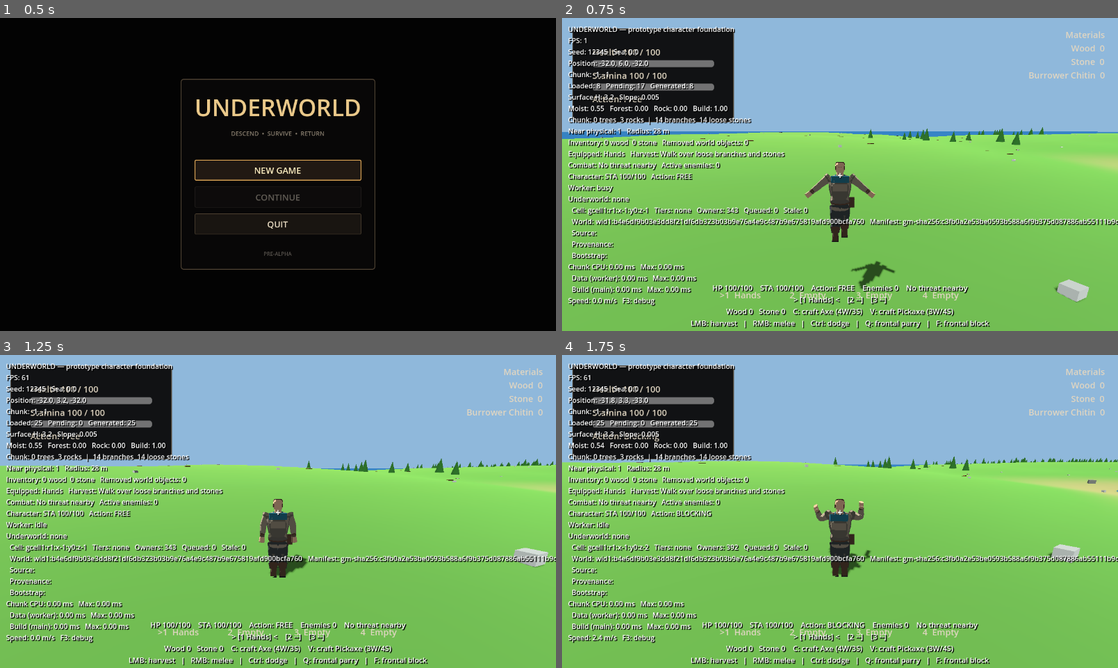
Above: before the commit, frames 1-4 (two rows, left to right).
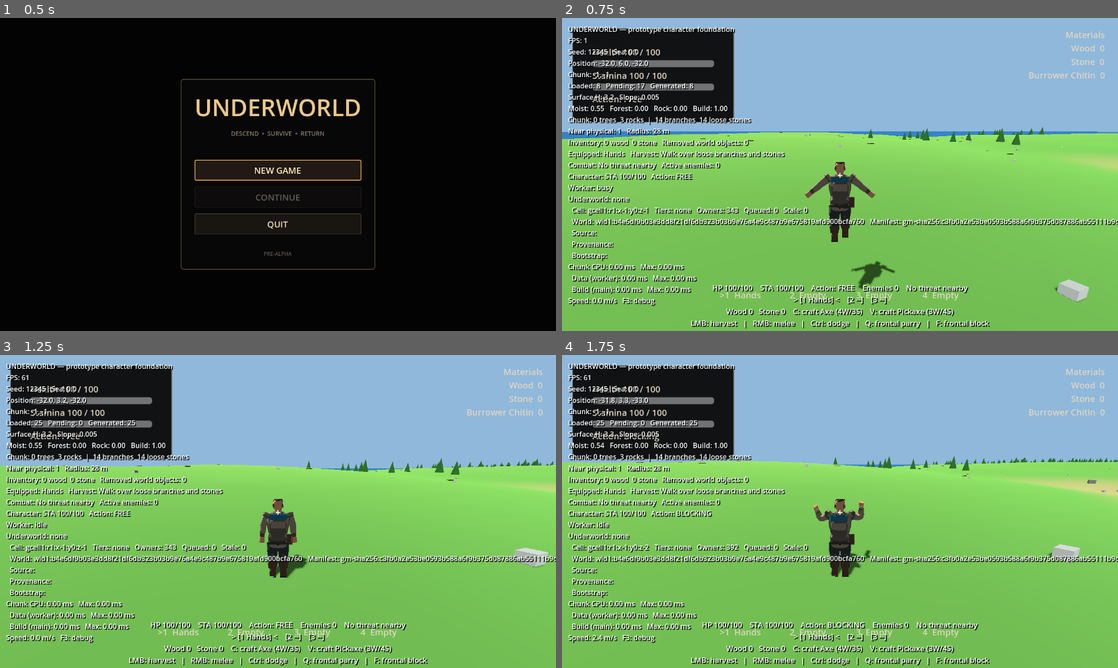
Above: after the commit, the same moments.

Repository: KevinRabbe/underworld
Game: Godot game, scene res://app/app_root.tscn
Same seed, same stepped clock (60 frames per second), same inputs: the game is played once before the commit and once after it.
Inputs (mouse positions are in pixels of both pictures, inside the frame that each line leads up to):
- Up to frame 1 (0.5 s): no input
- Up to frame 2 (0.75 s): click "NEW GAME" at 0.5 s
- Up to frame 3 (1.25 s): no input
- Up to frame 4 (1.75 s): tap Enter at 1.25 s; move the mouse to (867, 511) at 1.27 s; hold W (move_forward) from 1.28 s (still down); hold F (block) from 1.28 s (still down); click (867, 511) at 1.42 s; tap Space (jump) at 1.52 s

Frame 1 is identical in both runs. In frame 2, 0.2% of the frame differs, in the area x 43-58%, y 46-87%; in frame 3, 0.1%; in frame 4, 0.1%.

Commit message:
Refine survivor toward locked turnaround

Diff:
--- a/presentation/characters/faceted/faceted_body_compiler.gd
+++ b/presentation/characters/faceted/faceted_body_compiler.gd
@@ -3,7 +3,7 @@
 
 const MeshDataScript := preload("res://presentation/characters/faceted/faceted_skinned_mesh_data.gd")
 
-const COMPILER_REVISION := 2
+const COMPILER_REVISION := 3
 const SKIN := 0
 const CLOTH := 1
 const LEATHER := 2
@@ -175,8 +175,18 @@
 	], 12, false, true)
 	_add_box(builders, HAIR, Vector3(-profile.head_width * 0.50, brow_y - head_height * 0.08, profile.head_depth * 0.34), Vector3(-profile.head_width * 0.41, brow_y + head_height * 0.15, profile.head_depth * 0.54), _weights(BONE.head), 0.006)
 	_add_box(builders, HAIR, Vector3(profile.head_width * 0.41, brow_y - head_height * 0.08, profile.head_depth * 0.34), Vector3(profile.head_width * 0.50, brow_y + head_height * 0.15, profile.head_depth * 0.54), _weights(BONE.head), 0.006)
-	_add_box(builders, FACE, Vector3(-0.050, brow_y - 0.010, -profile.head_depth * 0.53), Vector3(-0.024, brow_y + 0.012, -profile.head_depth * 0.49), _weights(BONE.head), 0.003)
-	_add_box(builders, FACE, Vector3(0.024, brow_y - 0.010, -profile.head_depth * 0.53), Vector3(0.050, brow_y + 0.012, -profile.head_depth * 0.49), _weights(BONE.head), 0.003)
+	# Small side planes and a swept crown keep the head readable in profile
+	# without pushing the survivor toward a blocky voxel silhouette.
+	_add_box(builders, SKIN, Vector3(-profile.head_width * 0.57, brow_y - head_height * 0.19, -0.020), Vector3(-profile.head_width * 0.47, brow_y + head_height * 0.01, 0.035), _weights(BONE.head), 0.008)
+	_add_box(builders, SKIN, Vector3(profile.head_width * 0.47, brow_y - head_height * 0.19, -0.020), Vector3(profile.head_width * 0.57, brow_y + head_height * 0.01, 0.035), _weights(BONE.head), 0.008)
+	_add_y_loft(builders, HAIR, [
+		_ring_y(Vector3(-0.025, crown_y - 0.022, -profile.head_depth * 0.24), 0.060, 0.040, _weights(BONE.head)),
+		_ring_y(Vector3(0.040, crown_y + 0.016, -profile.head_depth * 0.20), 0.078, 0.036, _weights(BONE.head)),
+	], 8, true, true)
+	_add_box(builders, HAIR, Vector3(-0.057, brow_y + 0.010, -profile.head_depth * 0.555), Vector3(-0.018, brow_y + 0.027, -profile.head_depth * 0.515), _weights(BONE.head), 0.003)
+	_add_box(builders, HAIR, Vector3(0.018, brow_y + 0.010, -profile.head_depth * 0.555), Vector3(0.057, brow_y + 0.027, -profile.head_depth * 0.515), _weights(BONE.head), 0.003)
+	_add_box(builders, FACE, Vector3(-0.046, brow_y - 0.005, -profile.head_depth * 0.53), Vector3(-0.026, brow_y + 0.008, -profile.head_depth * 0.49), _weights(BONE.head), 0.003)
+	_add_box(builders, FACE, Vector3(0.026, brow_y - 0.005, -profile.head_depth * 0.53), Vector3(0.046, brow_y + 0.008, -profile.head_depth * 0.49), _weights(BONE.head), 0.003)
 	# The nose is a skin plane; only eyes and the small mouth use the dark face
 	# palette.  This makes facing readable without a dark vertical nose stripe.
 	_add_box(builders, SKIN, Vector3(-0.014, brow_y - head_height * 0.21, -profile.head_depth * 0.59), Vector3(0.014, brow_y - head_height * 0.02, -profile.head_depth * 0.50), _weights(BONE.head), 0.004)
@@ -231,7 +241,7 @@
 
 static func _build_leg(builders: Dictionary, profile, left: bool) -> void:
 	var landmark: Dictionary = profile.anatomy_landmarks()
-	var x: float = (-1.0 if left else 1.0) * float(profile.pelvis_width) * 0.255
+	var x: float = (-1.0 if left else 1.0) * float(profile.pelvis_width) * 0.30
 	var thigh_bone := int(BONE.thigh_l if left else BONE.thigh_r)
 	var calf_bone := int(BONE.calf_l if left else BONE.calf_r)
 	var foot_bone := int(BONE.foot_l if left else BONE.foot_r)
@@ -273,6 +283,15 @@
 	_add_ribbon_z(builders, LEATHER_LIGHT, Vector2(-0.012, shoulder_y - 0.06), Vector2(-0.012, pelvis_y + 0.035), front_z - 0.003, 0.007, _weights(BONE.chest), _weights(BONE.pelvis), -1.0)
 	_add_ribbon_z(builders, CANVAS_LIGHT, Vector2(-0.055, shoulder_y - 0.045), Vector2(-0.145, float(landmark["chest_y"]) - 0.02), front_z - 0.006, 0.025, _weights(BONE.chest), _weights(BONE.chest), -1.0)
 	_add_ribbon_z(builders, CANVAS_LIGHT, Vector2(0.055, shoulder_y - 0.045), Vector2(0.145, float(landmark["chest_y"]) - 0.02), front_z - 0.006, 0.025, _weights(BONE.chest), _weights(BONE.chest), -1.0)
+	# The scarf owns a visible V-shaped drape below the collar, matching the
+	# project reference while leaving the neck free for animation.
+	_add_ribbon_z(builders, ACCENT, Vector2(-0.080, shoulder_y - 0.032), Vector2(-0.010, float(landmark["chest_y"]) - 0.060), front_z - 0.018, 0.026, _weights(BONE.chest), _weights(BONE.chest), -1.0)
+	_add_ribbon_z(builders, ACCENT, Vector2(0.080, shoulder_y - 0.032), Vector2(0.010, float(landmark["chest_y"]) - 0.060), front_z - 0.018, 0.026, _weights(BONE.chest), _weights(BONE.chest), -1.0)
+	_add_ribbon_z(builders, ACCENT, Vector2(0.0, float(landmark["chest_y"]) - 0.055), Vector2(0.020, float(landmark["lower_chest_y"]) - 0.045), front_z - 0.020, 0.032, _weights(BONE.chest), _weights(BONE.spine_02), -1.0)
+	# Split jacket skirts add weight around the hips without becoming armor or
+	# changing the body profile used by the future character editor.
+	_add_ribbon_z(builders, CANVAS_DARK, Vector2(-0.112, pelvis_y + 0.025), Vector2(-0.135, float(landmark["hip_y"]) - 0.055), front_z - 0.010, 0.092, _weights(BONE.pelvis), _weights(BONE.pelvis), -1.0)
+	_add_ribbon_z(builders, CANVAS_DARK, Vector2(0.112, pelvis_y + 0.025), Vector2(0.135, float(landmark["hip_y"]) - 0.055), front_z - 0.010, 0.092, _weights(BONE.pelvis), _weights(BONE.pelvis), -1.0)
 	_add_box(builders, CANVAS_DARK, Vector3(-0.205, float(landmark["waist_y"]) + 0.02, front_z - 0.014), Vector3(-0.075, float(landmark["waist_y"]) + 0.105, front_z - 0.004), _weights2(BONE.spine_01, BONE.pelvis, 0.45), 0.004)
 	_add_box(builders, CANVAS_DARK, Vector3(0.075, float(landmark["waist_y"]) + 0.02, front_z - 0.014), Vector3(0.205, float(landmark["waist_y"]) + 0.105, front_z - 0.004), _weights2(BONE.spine_01, BONE.pelvis, 0.45), 0.004)
 	_add_y_loft(builders, ACCENT, [
@@ -294,12 +313,12 @@
 		_add_ribbon_z(builders, LEATHER, Vector2(strap_x, float(landmark["waist_y"]) + 0.02), Vector2(strap_x, shoulder_y - 0.02), 0.314, 0.018, _weights(BONE.chest), _weights(BONE.chest), 1.0)
 	_add_ribbon_z(builders, LEATHER_LIGHT, Vector2(-0.14, float(landmark["chest_y"]) - 0.02), Vector2(0.14, float(landmark["chest_y"]) - 0.02), 0.317, 0.012, _weights(BONE.chest), _weights(BONE.chest), 1.0)
 	_add_x_loft(builders, ACCENT, [
-		_ring_x(Vector3(-0.19, shoulder_y, 0.22), 0.075, 0.075, _weights(BONE.chest)),
-		_ring_x(Vector3(0.19, shoulder_y, 0.22), 0.075, 0.075, _weights(BONE.chest)),
+		_ring_x(Vector3(-0.18, shoulder_y, 0.275), 0.060, 0.060, _weights(BONE.chest)),
+		_ring_x(Vector3(0.18, shoulder_y, 0.275), 0.060, 0.060, _weights(BONE.chest)),
 	], 8, true, true, 1.0)
 	_add_box(builders, LEATHER, Vector3(profile.pelvis_width * 0.48, float(landmark["hip_y"]), -0.02), Vector3(profile.pelvis_width * 0.48 + 0.12, float(landmark["waist_y"]) - 0.03, 0.11), _weights(BONE.pelvis), 0.018)
 	for side_data in [[-1.0, int(BONE.calf_l)], [1.0, int(BONE.calf_r)]]:
-		var leg_x: float = float(side_data[0]) * float(profile.pelvis_width) * 0.255
+		var leg_x: float = float(side_data[0]) * float(profile.pelvis_width) * 0.30
 		var leg_bone: int = int(side_data[1])
 		_add_box(builders, CANVAS_DARK, Vector3(leg_x - profile.thigh_diameter * 0.36, float(landmark["knee_y"]) - 0.055, -profile.thigh_diameter * 0.47), Vector3(leg_x + profile.thigh_diameter * 0.36, float(landmark["knee_y"]) + 0.055, -profile.thigh_diameter * 0.42), _weights(leg_bone), 0.004)
 
--- a/presentation/characters/voxel/baseline_survivor_factory.gd
+++ b/presentation/characters/voxel/baseline_survivor_factory.gd
@@ -26,17 +26,17 @@
 
 static func build() -> Resource:
 	var palette = PaletteScript.new().configure("palette.character.earth_teal", [
-		_entry("skin", Color("c39570"), 0.78, 0.0),
-		_entry("cloth", Color("554f43"), 0.92, 0.0),
-		_entry("leather", Color("503a2b"), 0.76, 0.0),
+		_entry("skin", Color("a87454"), 0.80, 0.0),
+		_entry("cloth", Color("49453b"), 0.93, 0.0),
+		_entry("leather", Color("493225"), 0.78, 0.0),
 		_entry("metal", Color("858b8e"), 0.38, 0.62),
-		_entry("hair", Color("4a3326"), 0.88, 0.0),
-		_entry("accent", Color("235d68"), 0.82, 0.0),
-		_entry("face", Color("4a392d"), 0.72, 0.0),
-		_entry("canvas_light", Color("7f725b"), 0.94, 0.0),
-		_entry("trouser", Color("343835"), 0.90, 0.0),
-		_entry("canvas_dark", Color("5b5445"), 0.95, 0.0),
-		_entry("leather_light", Color("75543a"), 0.80, 0.0),
+		_entry("hair", Color("30221a"), 0.90, 0.0),
+		_entry("accent", Color("1d5360"), 0.84, 0.0),
+		_entry("face", Color("2e241e"), 0.74, 0.0),
+		_entry("canvas_light", Color("70654f"), 0.95, 0.0),
+		_entry("trouser", Color("292d2b"), 0.92, 0.0),
+		_entry("canvas_dark", Color("474239"), 0.96, 0.0),
+		_entry("leather_light", Color("68482f"), 0.82, 0.0),
 		_entry("sole", Color("252523"), 0.98, 0.0),
 	])
 	var modules: Array[Resource] = [
@@ -86,7 +86,7 @@
 		]),
 		_module("tools", &"held_item", [
 			_tool_part("axe_handle", "stone_axe", _box(Vector3i(0,-9,0), Vector3i(0,4,0), LEATHER), Vector3i.ZERO),
-			_tool_part("axe_head", "stone_axe", _box(Vector3i(-3,3,0), Vector3i(3,6,1), METAL), Vector3i.ZERO),
+			_tool_part("axe_head", "stone_axe", _axe_head_cells(), Vector3i.ZERO),
 			_tool_part("pickaxe_handle", "stone_pickaxe", _box(Vector3i(0,-9,0), Vector3i(0,4,0), LEATHER), Vector3i.ZERO),
 			_tool_part("pickaxe_head", "stone_pickaxe", _pickaxe_head_cells(), Vector3i.ZERO),
 		]),
@@ -516,3 +516,16 @@
 		cells.append({"position": Vector3i(x, y, 0), "palette_index": METAL})
 		cells.append({"position": Vector3i(x, y, 1), "palette_index": METAL})
 	return cells
+
+
+static func _axe_head_cells() -> Array[Dictionary]:
+	var cells: Array[Dictionary] = []
+	# A compact one-sided stone blade with a small rear poll.  The silhouette
+	# stays readable after greedy compilation without returning to a debug box.
+	for z in range(0, 2):
+		for y in range(3, 7):
+			var minimum_x: int = -2 if y in [4, 5] else -1
+			var maximum_x: int = 1 if y in [3, 4] else 0
+			for x in range(minimum_x, maximum_x + 1):
+				cells.append({"position": Vector3i(x, y, z), "palette_index": METAL})
+	return cells
--- a/presentation/characters/voxel/voxel_character_presentation.gd
+++ b/presentation/characters/voxel/voxel_character_presentation.gd
@@ -89,7 +89,7 @@
 	var hip_y: float = float(landmark["hip_y"])
 	var knee_y: float = float(landmark["knee_y"])
 	var ankle_y: float = float(landmark["ankle_y"])
-	var hip_x: float = float(profile.pelvis_width) * 0.255
+	var hip_x: float = float(profile.pelvis_width) * 0.30
 	for side_data in [["l", -1.0], ["r", 1.0]]:
 		var suffix: String = side_data[0]
 		var direction: float = side_data[1]
